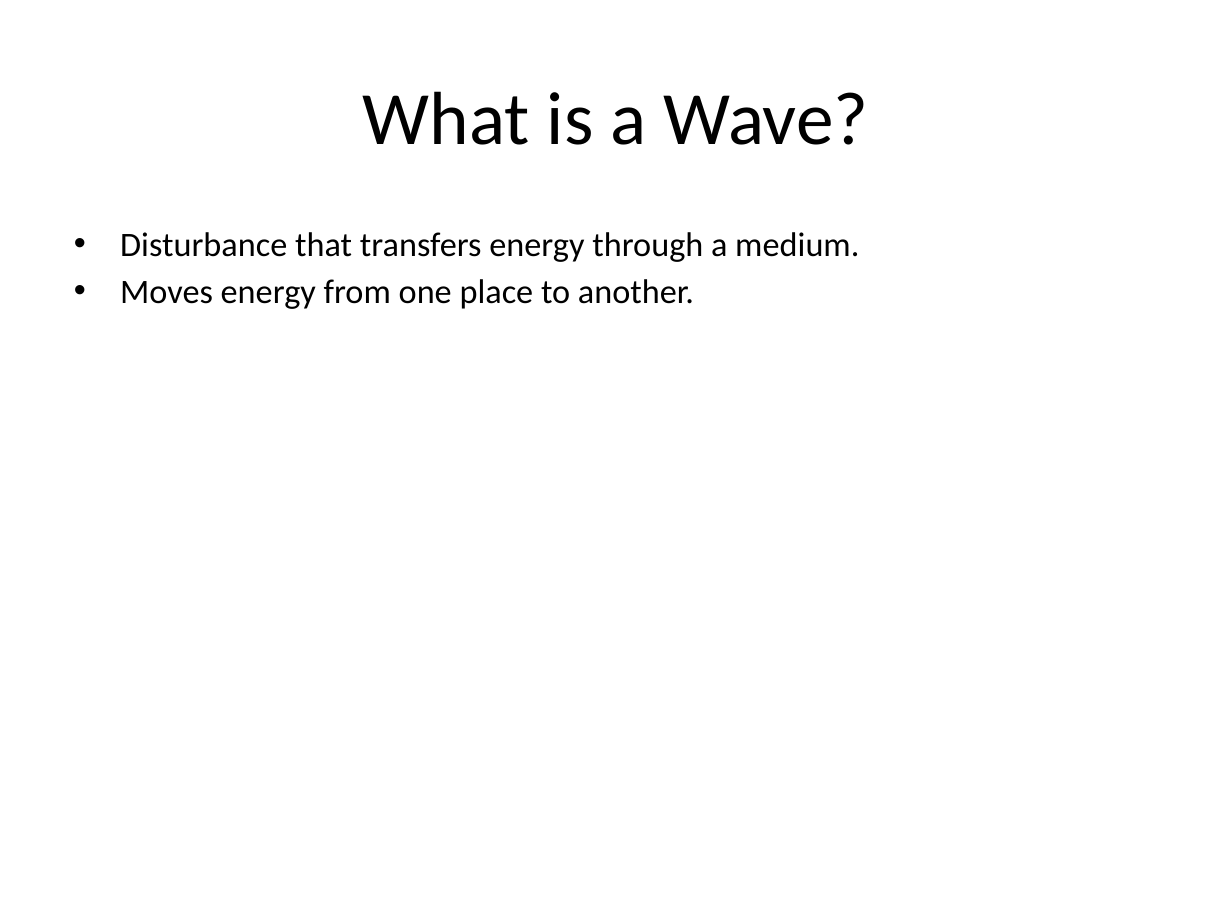
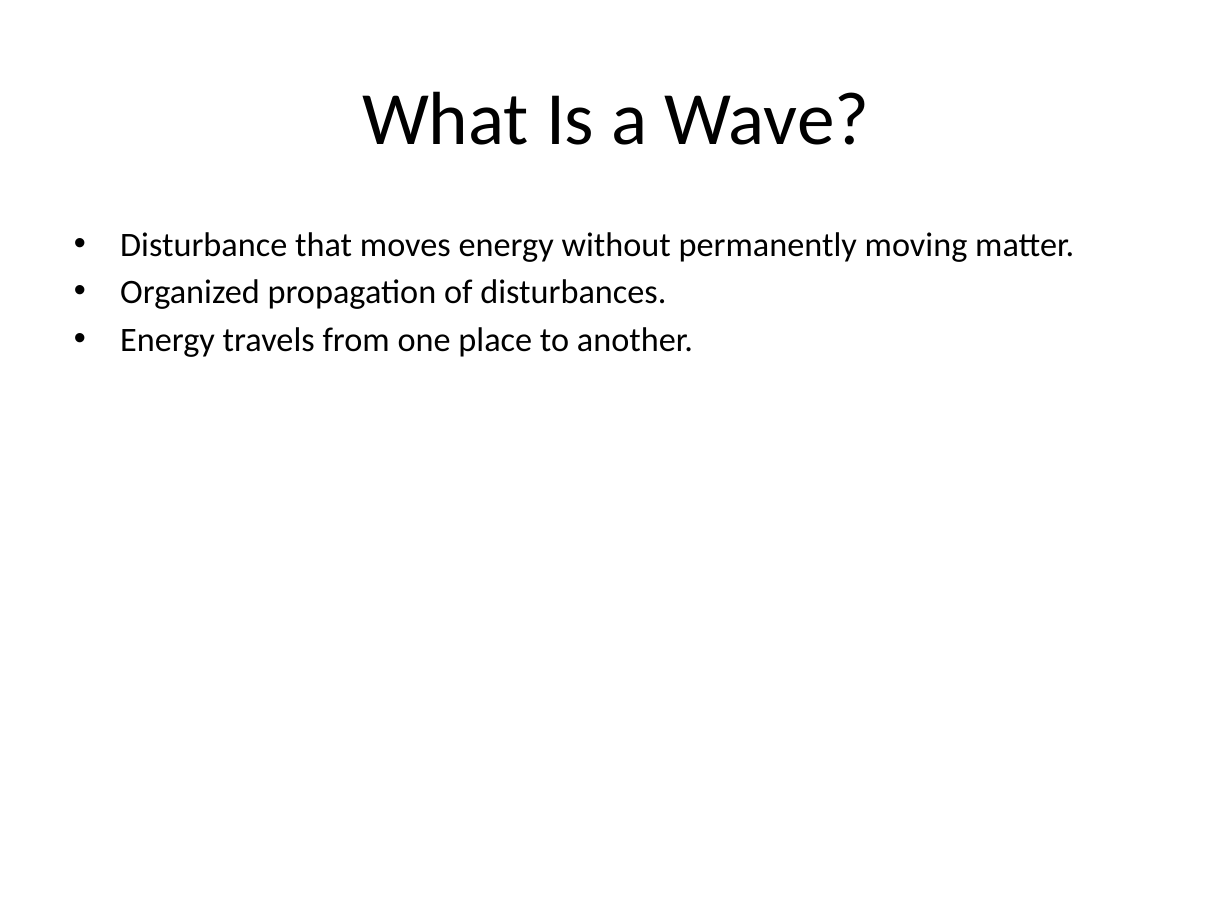
Before and after one commit to avinashsingh86331-lgtm/RESEARCH_AGENT, a slide deck: slide 2 of research_output.pptx. Drawn at 1232x924 pixels with LibreOffice and Linux fonts; fonts in the diff are those of the drawing. Boxes give left, top, right and bottom in pixels: in the first picture for what was removed or moved away, otherwise in the second. Text is boxed around its words. In the diff, an @@ line names an element or a change of style, - is before the commit and + after.

```diff
--- a/research_output.pptx
+++ b/research_output.pptx
@@ title at [362, 91, 870, 145]: text changed @@
-What is a Wave?
+What Is a Wave?
@@ text at [120, 232, 1074, 357]: text changed @@
-• Disturbance that transfers energy through a medium.
-• Moves energy from one place to another.
+• Disturbance that moves energy without permanently moving matter.
+• Organized propagation of disturbances.
+• Energy travels from one place to another.
```
Also in this commit, not shown: 6 other slides changed, 1 slide added, 1 slide removed, 3 other files.
